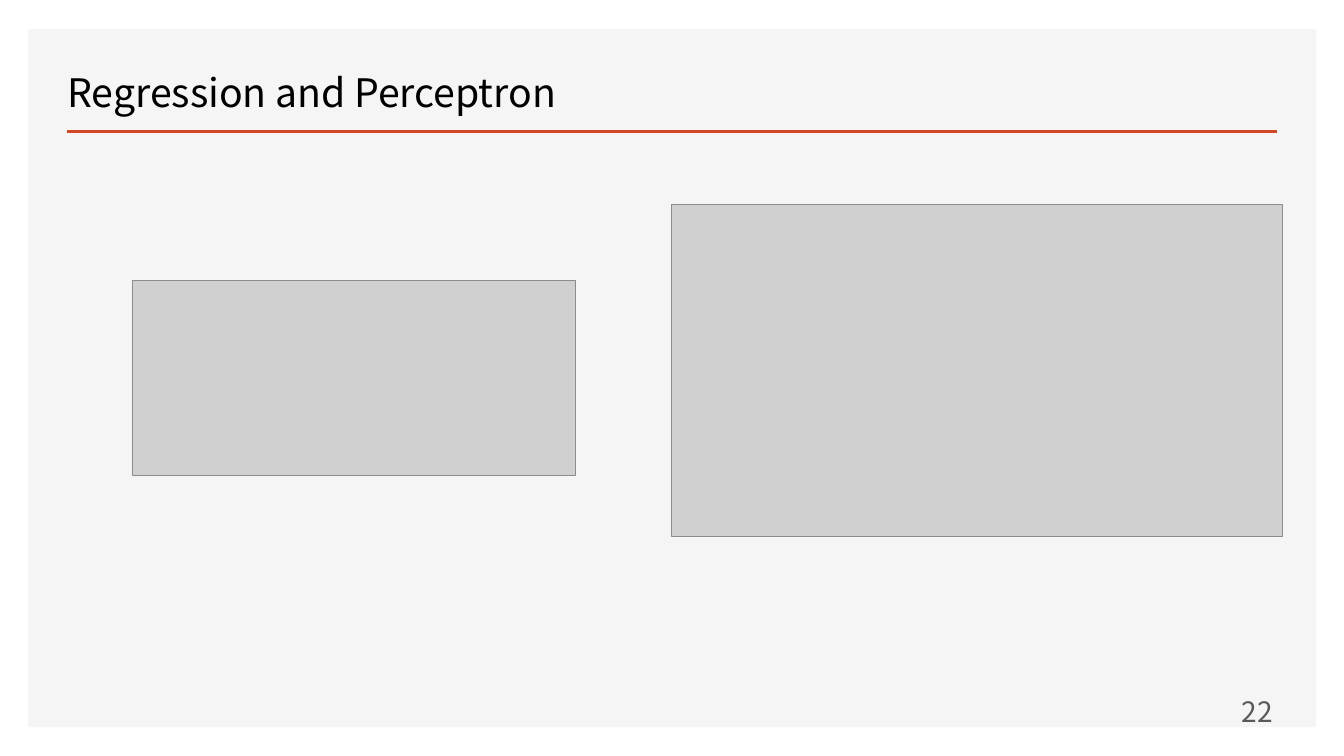
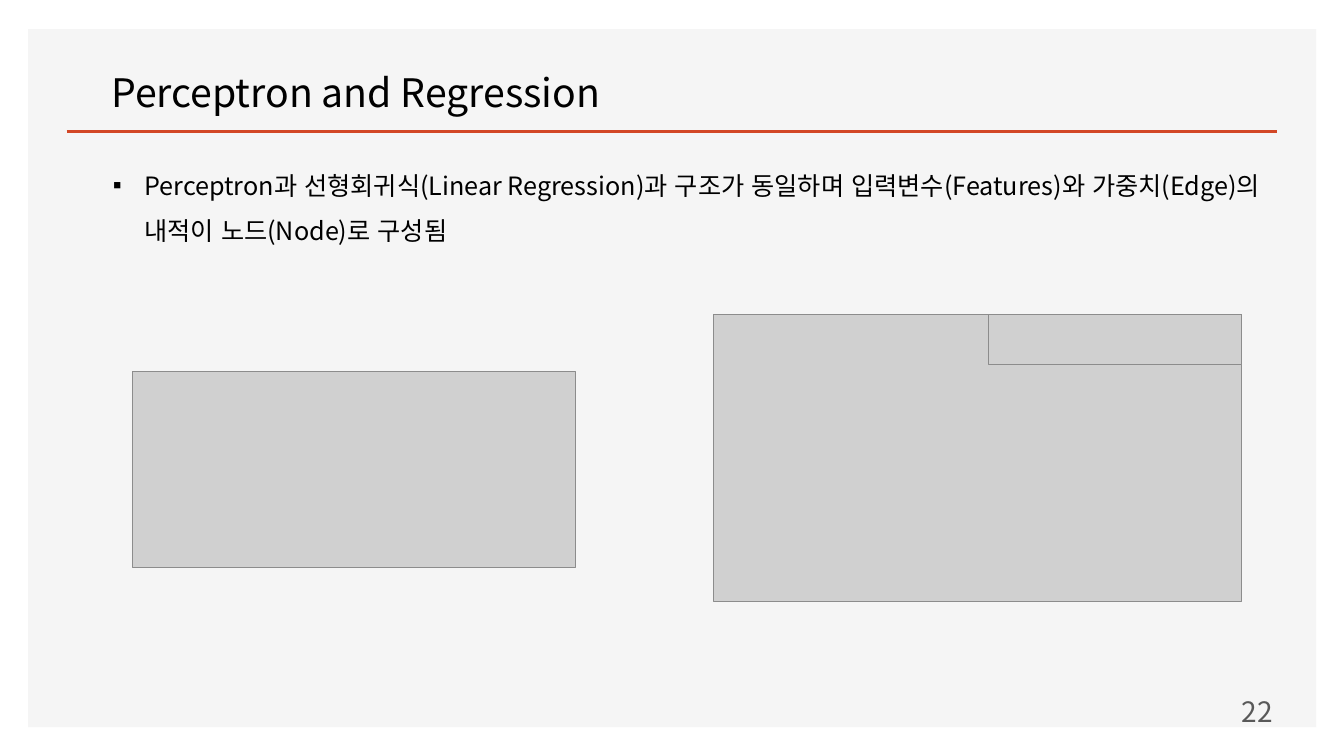
Before and after one commit to ancestor9/mathematics-for-machine-learning, a slide deck: slide 22 of Linear_Algebra/w4_Perceptron_Regression.pptx. Drawn at 1344x756 pixels with LibreOffice and Linux fonts; fonts in the diff are those of the drawing; grey boxes stand for pictures; background and template pictures are left out. Boxes give left, top, right and bottom in pixels: in the first picture for what was removed or moved away, otherwise in the second. Text is boxed around its words. In the diff, an @@ line names an element or a change of style, - is before the commit and + after.

```diff
--- a/Linear_Algebra/w4_Perceptron_Regression.pptx
+++ b/Linear_Algebra/w4_Perceptron_Regression.pptx
@@ title at (111, 75, 600, 117): text changed @@
-Regression and Perceptron
+Perceptron and Regression
@@ text added at (144, 174, 1260, 245), 18 pt, text #000000 @@
+▪ Perceptron과 선형회귀식(Linear Regression)과 구조가 동일하며 입력변수(Features)와 가중치(Edge)의 내적이 노드(Node)로 구성됨
@@ picture: place and size @@
-picture at (673, 205, 1282, 536)
+picture at (714, 315, 1242, 602)
@@ picture added at (988, 315, 1241, 365) @@
@@ picture: place and size @@
-picture at (132, 280, 575, 476)
+picture at (132, 372, 575, 568)
```
Also in this commit, not shown: 10 other slides changed, 2 slides added.
